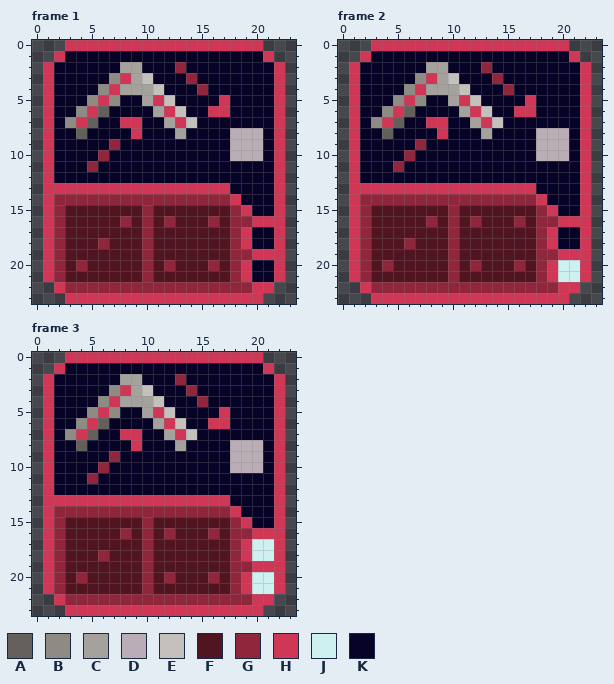
Edited in one commit: pixel-art file (Assets/Textures/Tiles/RedTiles/tactical_boomerang.aseprite). Above: the version before the commit.
24x24 pixels, 3 frames. Shown: frame 1, frame 2, frame 3.
Palette (. is transparent): A #63605c  B #8e8b85  C #a5a29d  D #baadb5  E #c4c1bc  F #511521  G #90263c  H #d03656  J #cef0f1  K #070326
Now the later version:
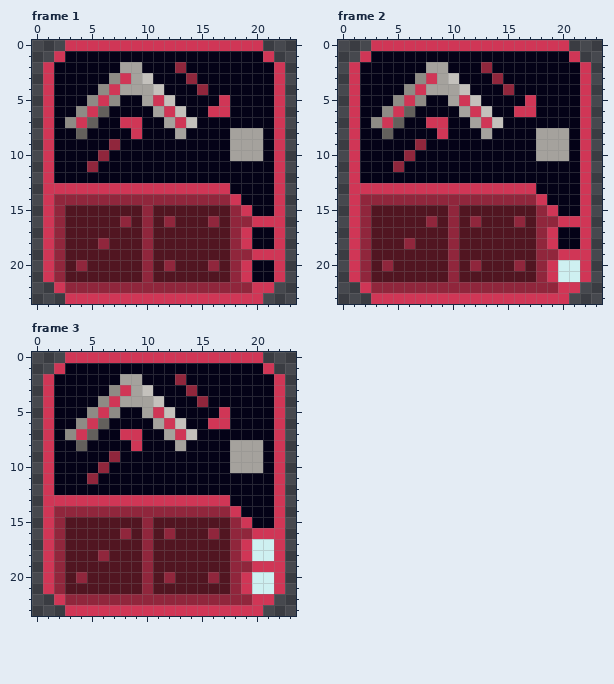
Diff:
colour K: #070326 -> #040217
Changed rows in their new state; - is a pixel that keeps its letter.
Frame 1:
first column x 18:
 8 CCC
 9 CCC
10 CCC
Frame 2: the same change as frame 1
Frame 3: the same change as frame 1
Pixel boxes of the changes (left, top, right, bottom) in both pictures:
changed: (54, 51, 274, 282)
changed: (360, 51, 580, 249)
changed: (54, 363, 274, 528)
